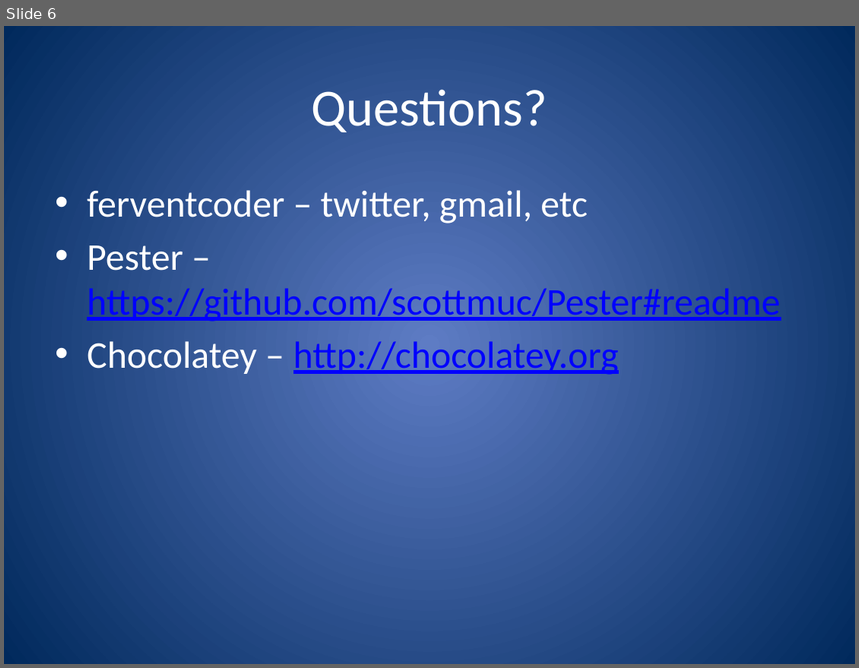
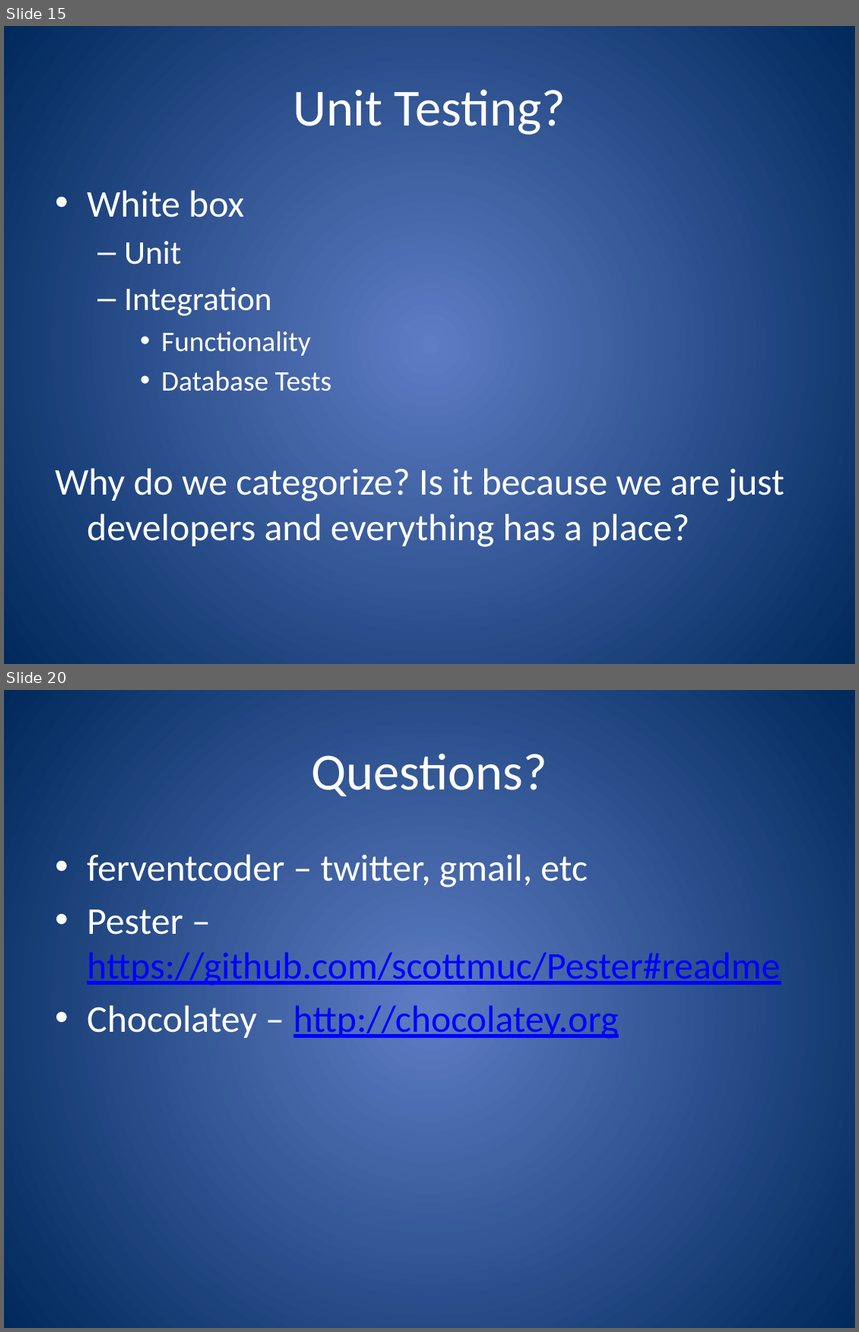
Before and after one commit to ferventcoder/presentations, a slide deck: dotNet/powershellbdd/AutomatedTestingForPowerShell.pptx. Shown one above the other, each under a label of ours: slide 6 before the commit, slides 15 and 20 after it; the slides between them are not shown. The pictures are 859x668 and 859x1332 pixels, drawn with LibreOffice and Linux fonts; fonts in the diff are those of the drawing. Boxes give left, top, right and bottom in pixels: in the first picture for what was removed or moved away, otherwise in the second. Text is boxed around its words. In the diff, an @@ line names an element or a change of style, - is before the commit and + after.

Commit message:
setting up examples and tests
mostly finished with the presentation

```diff
--- a/dotNet/powershellbdd/AutomatedTestingForPowerShell.pptx
+++ b/dotNet/powershellbdd/AutomatedTestingForPowerShell.pptx
@@ slide 15 added at (4, 26, 855, 664), background gradient #5E7CC5 to #00295C @@
@@ title added at (293, 89, 566, 135), 44 pt, text #FFFFFF @@
+Unit Testing?
@@ text added at (55, 190, 785, 547), 32 pt, text #FFFFFF @@
+• White box
+  – Unit
+  – Integration
+    • Functionality
+    • Database Tests
+Why do we categorize? Is it because we are just developers and everything has a place?
@@ what was slide 6 is now slide 20 @@
```
Also in this commit, not shown: 3 slides changed, 16 other slides added, 2 slides removed, 37 other files.
